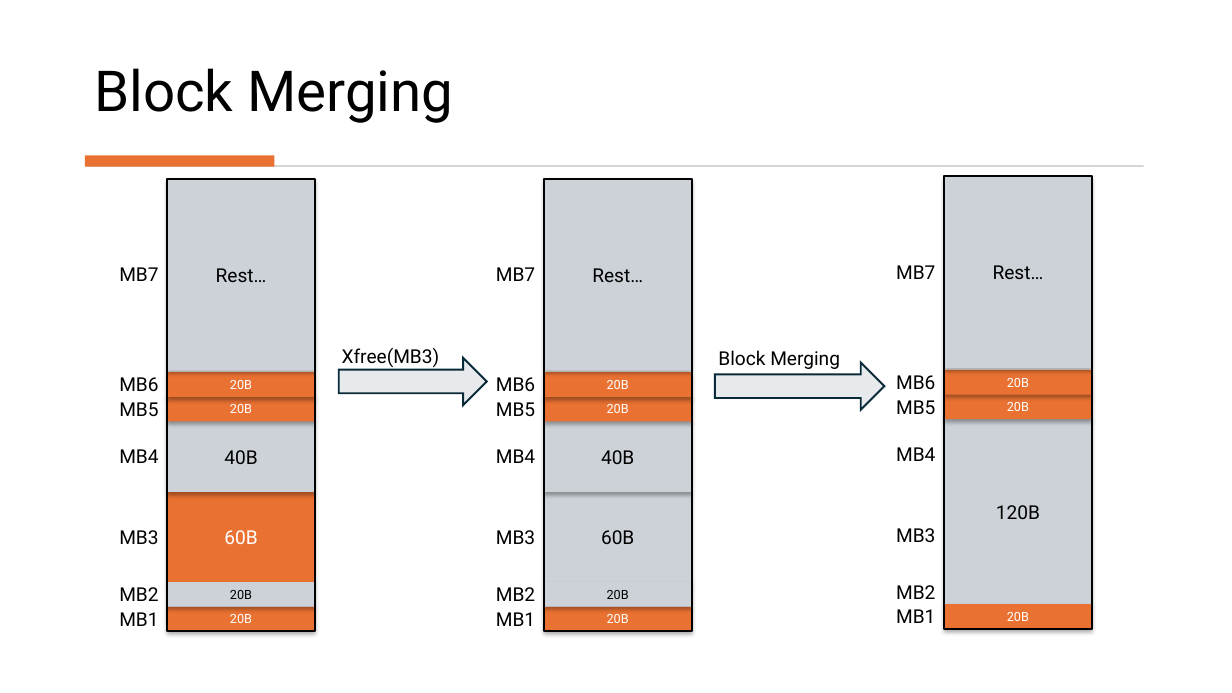
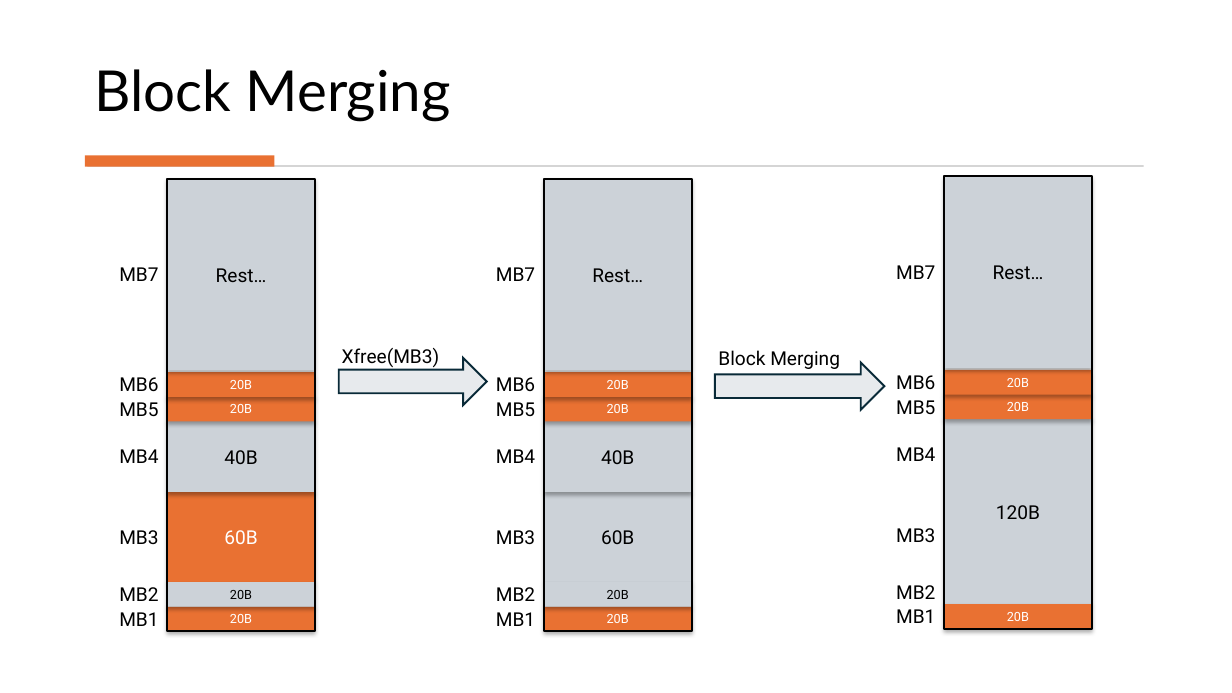
Before and after one commit to Mahmoud-Abdelraouf/STmicro-System-Programming-under-Linux, a slide deck: slide 41 of 04.Advanced/Tasks/Heap_Memory_Manager/HeapMemoryManager.pptx. Drawn at 1232x693 pixels with LibreOffice and Linux fonts; fonts in the diff are those of the drawing. Boxes give left, top, right and bottom in pixels: in the first picture for what was removed or moved away, otherwise in the second. Text is boxed around its words. In the diff, an @@ line names an element or a change of style, - is before the commit and + after.

```diff
--- a/04.Advanced/Tasks/Heap_Memory_Manager/HeapMemoryManager.pptx
+++ b/04.Advanced/Tasks/Heap_Memory_Manager/HeapMemoryManager.pptx
@@ text "Block Merging" at [94,69,451,122]: font Roboto to Lato @@
```
Also in this commit, not shown: 6 other slides changed.
